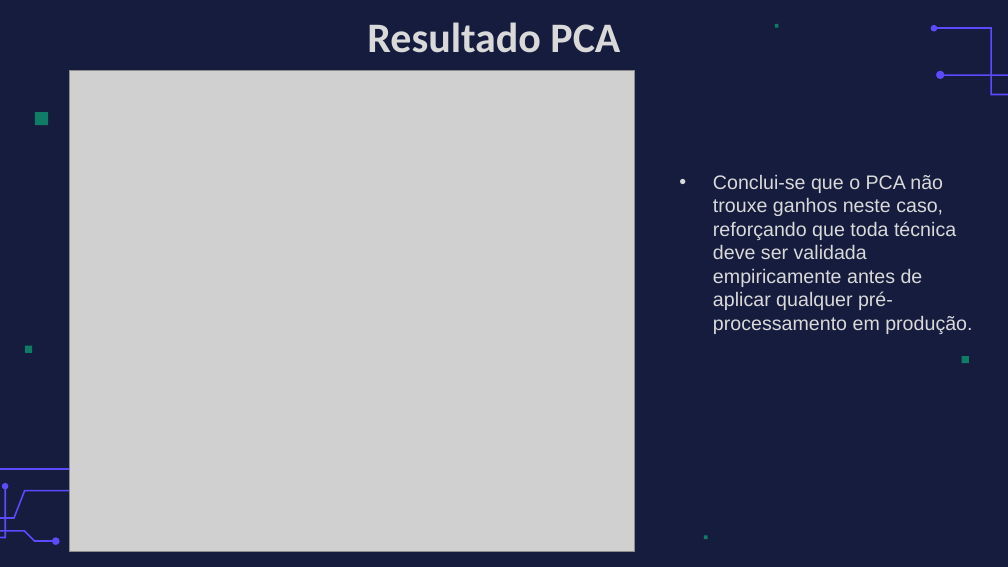
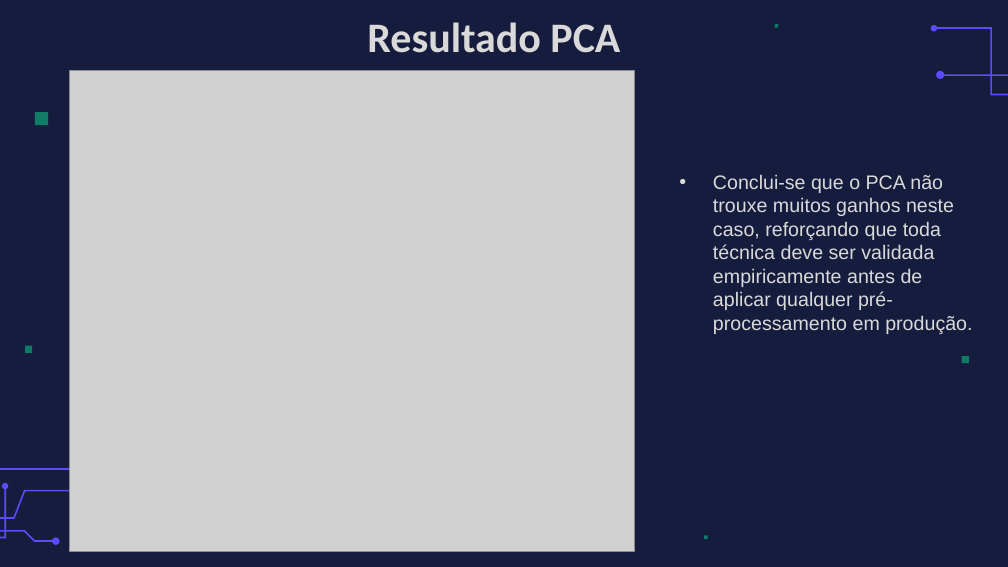
Before and after one commit to VMartins2106/Projeto_A3_IA_USJT, a slide deck: slide 30 of A3_AI.pptx (slide 32 before the commit). Drawn at 1008x567 pixels with LibreOffice and Linux fonts; fonts in the diff are those of the drawing; grey boxes stand for pictures; background and template pictures are left out. Boxes give left, top, right and bottom in pixels: in the first picture for what was removed or moved away, otherwise in the second. Text is boxed around its words. In the diff, an @@ line names an element or a change of style, - is before the commit and + after.

```diff
--- a/A3_AI.pptx
+++ b/A3_AI.pptx
@@ text at bbox=[713, 174, 972, 334]: text changed @@
-• Conclui-se que o PCA não trouxe ganhos neste caso, reforçando que toda técnica deve ser validada empiricamente antes de aplicar qualquer pré-processamento em produção.
+• Conclui-se que o PCA não trouxe muitos ganhos neste caso, reforçando que toda técnica deve ser validada empiricamente antes de aplicar qualquer pré-processamento em produção.
```
Also in this commit, not shown: 6 other slides changed, 2 slides removed.
